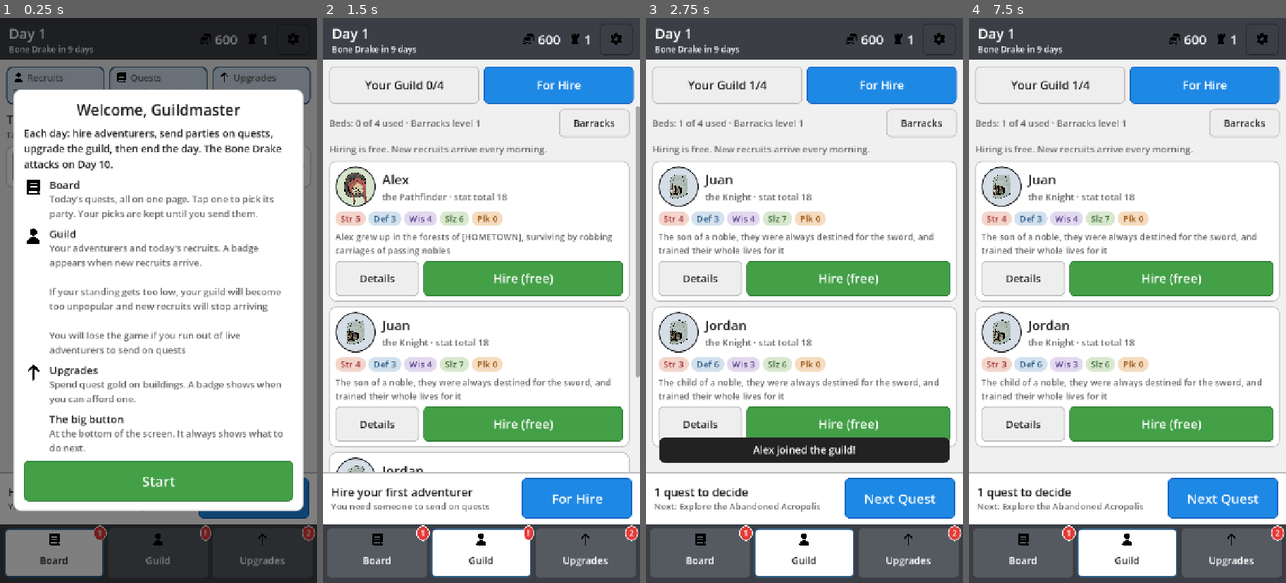
Above: before the commit, frames 1-4 (left to right).
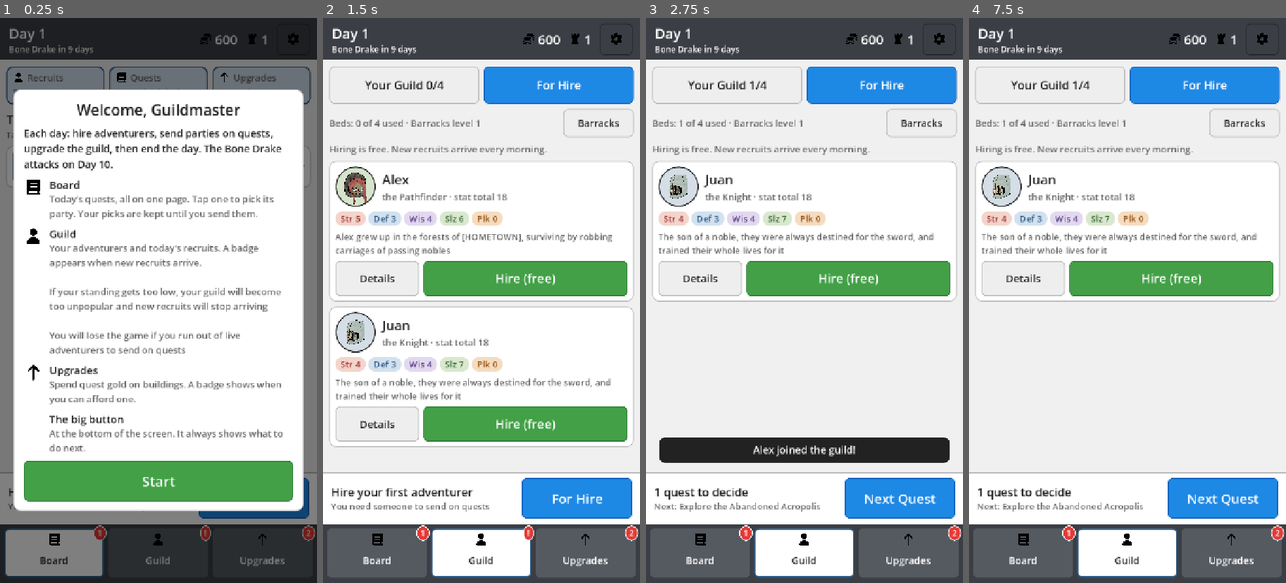
Above: after the commit, the same moments.

Repository: ActuallySanta/Fantasy-Guild-Manager
Game: Godot game, scene res://MobileHall/hall_main.tscn
The game is run twice, just before and just after one commit, with the same random seed, the same clock (stepped at 60 frames per second) and the same inputs.
Inputs:
- Up to frame 1 (0.25 s): no input
- Up to frame 2 (1.5 s): click "Start" at 0.5 s; click "For Hire" at 1.25 s
- Up to frame 3 (2.75 s): click "Hire (free)" at 2 s
- Up to frame 4 (7.5 s): click "Next Quest" at 2.75 s; click "Board" at 3.5 s; click "Next Quest" at 4.25 s; click "Show busy" at 5 s; click "i" at 5.75 s; click "Board" at 6.5 s; click "Guild" at 7.25 s

The runs differ from the first frame. In frame 1, less than 0.1% of the frame differs, in the area x 4-5%, y 13-14%; in frame 2, 2.6%; in frame 3, 6.8%; in frame 4, 7.5%, in the area x 1-99%, y 29-76%.

Commit message:
last balance changes (characters)

Diff:
--- a/Globals/character_container.gd
+++ b/Globals/character_container.gd
@@ -21,6 +21,16 @@
 # Replaces the hiring pool with new characters on a new day
 func refresh_hireable_characters() -> void:
 	hireable_characters.clear()
+
+	if(GameState.day <= 1):
+		max_hireable_characters = 2
+	elif(GameState.day <= 3):
+		max_hireable_characters = 1
+	elif(GameState.day <= 10):
+		max_hireable_characters = 2
+	else:
+		max_hireable_characters = 3
+
 	if (GameState.standing > GuildUpgrades.MINIMUM_STANDING):
 		for i in max_hireable_characters:
 			hireable_characters.append(GuildCharacter.new())
@@ -41,6 +51,11 @@
 	if (active_characters.size() == max_characters):
 		return false
 
+	if(GameState.day >= 4 && GameState.gold >= 200):
+		print("GameState.add_gold(-200)")
+	elif(GameState.day >= 4):
+		return false
+
 	active_characters.append(_character)
 	hireable_characters.erase(_character) # char hired, so no longer for hire
 	print(_character.name + " HAS JOINED THE GUILD")
